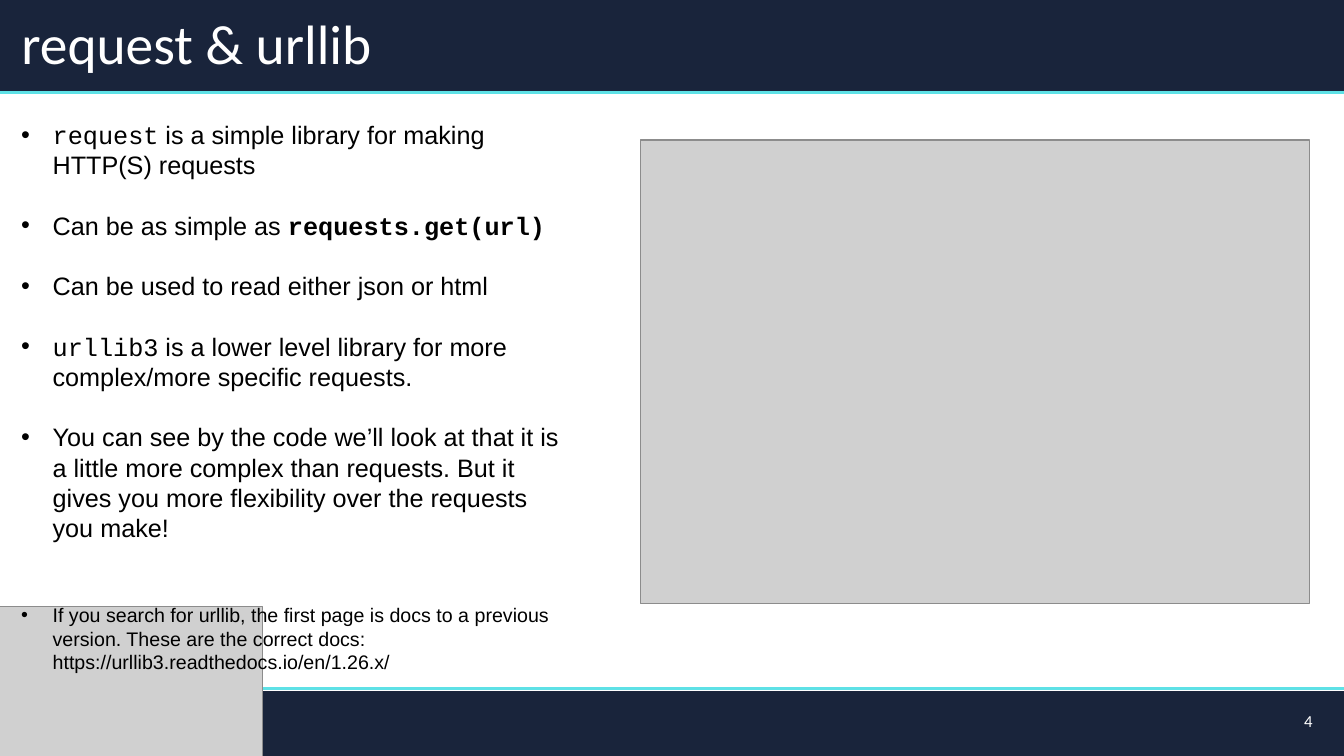
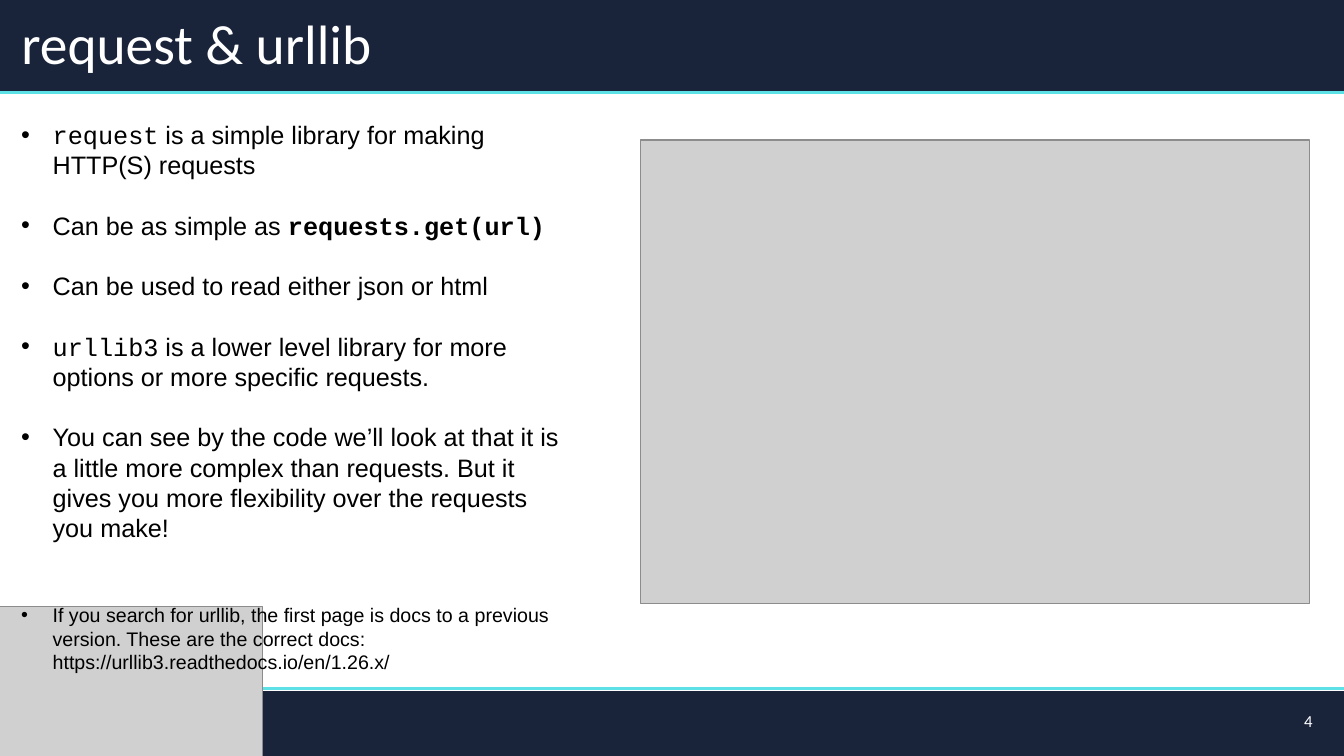
Before and after one commit to FinTechIU/pySupp, a slide deck: slide 4 of FA24/WK6/CodingSessionSix.pptx. Drawn at 1344x756 pixels with LibreOffice and Linux fonts; fonts in the diff are those of the drawing; grey boxes stand for pictures. Boxes give left, top, right and bottom in pixels: in the first picture for what was removed or moved away, otherwise in the second. Text is boxed around its words. In the diff, an @@ line names an element or a change of style, - is before the commit and + after.

Commit message:
fix ppt

```diff
--- a/FA24/WK6/CodingSessionSix.pptx
+++ b/FA24/WK6/CodingSessionSix.pptx
@@ text at bbox=[53, 337, 507, 391]: text changed @@
-• urllib3 is a lower level library for more complex/more specific requests.
+• urllib3 is a lower level library for more options or more specific requests.
```
Also in this commit, not shown: 2 other slides changed, 1 other file.
